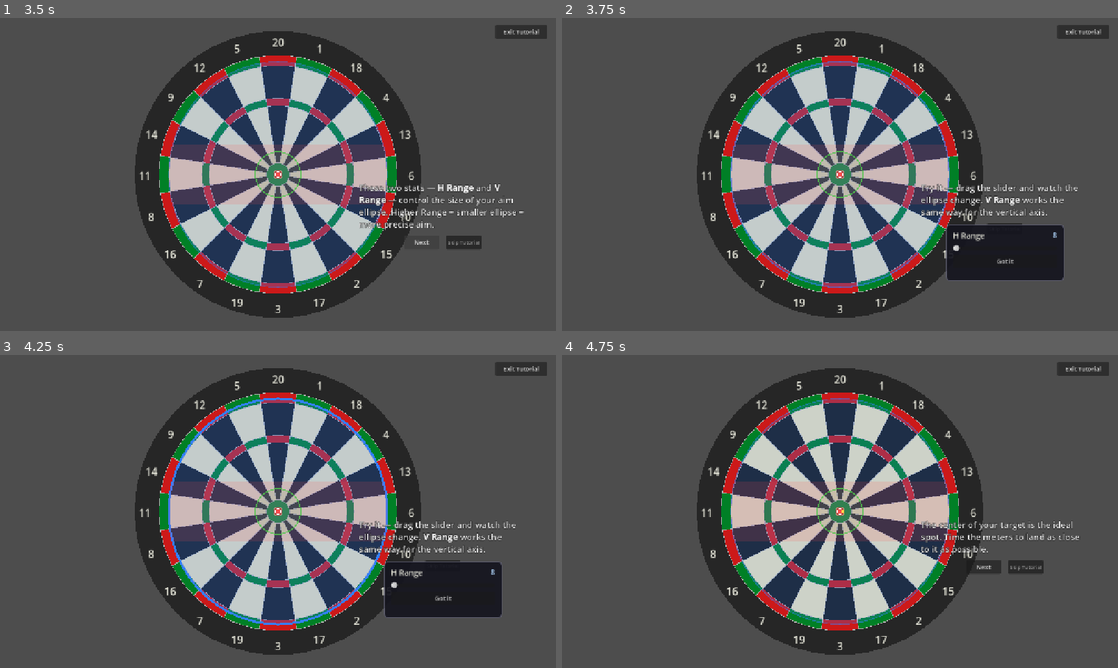
Above: before the commit, frames 1-4 (two rows, left to right).
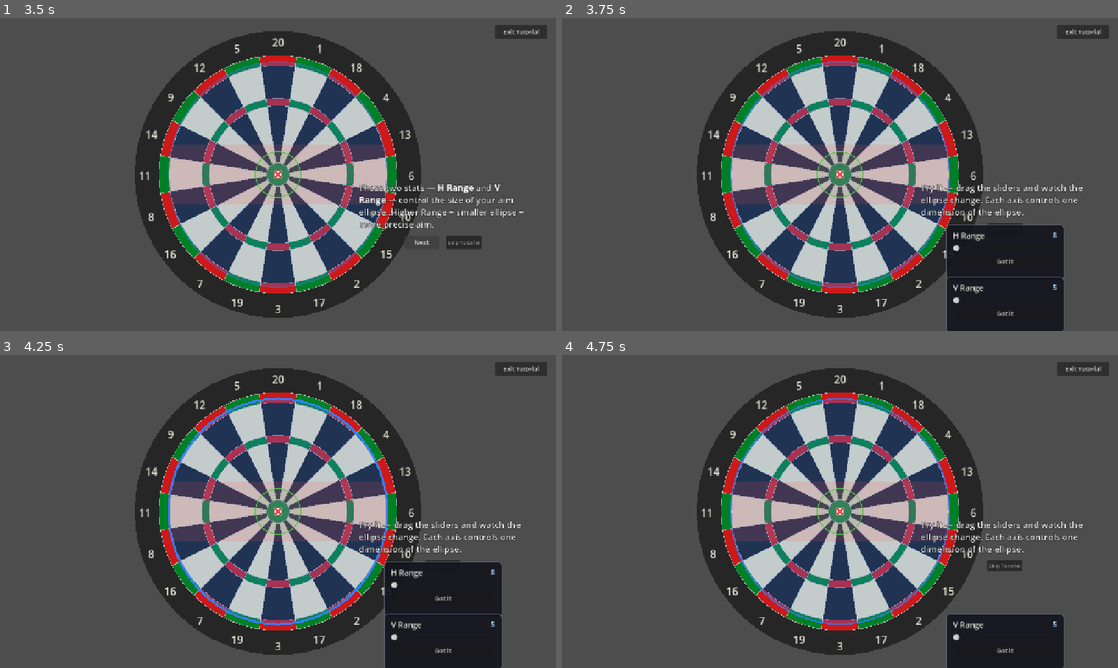
Above: after the commit, the same moments.

Repository: maxxBearr/darts-game
Game: Godot game, scene res://scenes/main.tscn
The game is run twice, just before and just after one commit, with the same random seed, the same clock (stepped at 60 frames per second) and the same inputs.
Inputs:
- Up to frame 1 (3.5 s): click "Yes, show me" at 0.5 s; click "Let's go" at 1.25 s; click "Next" at 2 s; click "Next" at 2.75 s
- Up to frame 2 (3.75 s): click "Next" at 3.5 s
- Up to frame 3 (4.25 s): no input
- Up to frame 4 (4.75 s): click "Got it" at 4.25 s

Frame 1 is identical in both runs. In frame 2, 4.0% of the frame differs, in the area x 64-94%, y 52-100%; in frame 3, 4.0%; in frame 4, 5.4%, in the area x 30-94%, y 13-100%.

Commit message:
accuracy zone update and cleaner tutorial

Diff:
--- a/scripts/throw_mechanic.gd
+++ b/scripts/throw_mechanic.gd
@@ -103,19 +103,27 @@
 ## At 0.4, roughly 95% of throws land in the inner 80% of the accuracy ellipse.
 @export_range(0.2, 0.6, 0.01) var gaussian_spread: float = 0.4
 
+## Reference radius for accuracy zone distance normalization (in pixels).
+## Distance from the target centroid is divided by this value to get the
+## normalized distance. Uses absolute pixel distance — independent of ellipse
+## size so that improving range doesn't penalize accuracy zone placement.
+@export var accuracy_zone_reference_radius: float = 150.0
+
 ## Normalized distance threshold for the green (bonus) zone.
 ## At or below this distance, the player gets an accuracy bonus.
+## With the default 150px reference: green zone = within ~37px of target.
 @export_range(0.0, 0.5, 0.01) var green_zone_threshold: float = 0.25
 
 ## Normalized distance threshold where the penalty zone begins.
 ## Between green_threshold and this value is the neutral zone (no change).
+## With the default 150px reference: penalty starts at ~90px from target.
 @export_range(0.3, 0.8, 0.01) var penalty_zone_threshold: float = 0.6
 
 ## Accuracy multiplier at the center of the green zone (best case).
 ## Values < 1.0 mean the accuracy zone shrinks (tighter grouping).
 @export_range(0.5, 1.0, 0.01) var green_zone_multiplier: float = 0.75
 
-## Accuracy multiplier at the ellipse edge (worst case).
+## Accuracy multiplier at maximum penalty distance (worst case).
 ## Values > 1.0 mean the accuracy zone bloats (wider scatter).
 @export_range(1.5, 4.0, 0.1) var max_edge_penalty_multiplier: float = 2.5
 
@@ -293,16 +301,14 @@
 	return _aim_half_width * sqrt(1.0 - dy * dy)
 
 
-## Compute normalized distance from an arbitrary point to the target centroid,
-## scaled relative to the aim ellipse size.
+## Compute normalized distance from an arbitrary point to the target centroid.
+## Uses absolute pixel distance divided by accuracy_zone_reference_radius,
+## so the zone boundaries are fixed in space regardless of ellipse size.
 func _get_target_distance_normalized_at(pos: Vector2) -> float:
 	if _declared_target.is_empty():
 		return 0.5
-	var dx: float = pos.x - _target_centroid.x
-	var dy: float = pos.y - _target_centroid.y
-	var norm_x: float = dx / _aim_half_width if _aim_half_width > 0.0 else 0.0
-	var norm_y: float = dy / _aim_half_height if _aim_half_height > 0.0 else 0.0
-	return sqrt(norm_x * norm_x + norm_y * norm_y)
+	var distance: float = pos.distance_to(_target_centroid)
+	return distance / accuracy_zone_reference_radius if accuracy_zone_reference_radius > 0.0 else 0.5
 
 
 ## Compute normalized distance from the locked marker position to the target centroid.
@@ -831,11 +837,17 @@
 	_input_blocked = blocked
 
 
-## Recompute the cached aim ellipse dimensions from the current range stats.
-## Called by the tutorial Range slider demo so the ellipse visually resizes live.
+## Recompute the cached aim ellipse dimensions and all dependent values from
+## the current range stats. Called by the tutorial Range slider demo so the
+## ellipse, marker position, and meter range all update live.
 func recompute_aim_dimensions() -> void:
 	_aim_half_width = _get_aim_half_width()
 	_aim_half_height = _get_aim_half_height()
+	# Recompute marker Y so it stays proportional within the new ellipse height
+	_release_y = _placed_center.y + sin(_bounce_t) * _aim_half_height
+	# Recompute H meter width at the current locked Y (ellipse width depends on height)
+	_h_meter_half_width = _get_ellipse_half_width_at_y(_locked_release_y)
+	_horizontal_x = _placed_center.x + sin(_horizontal_bounce_t) * _h_meter_half_width
 	queue_redraw()
 
 
--- a/scripts/tutorial_controller.gd
+++ b/scripts/tutorial_controller.gd
@@ -78,12 +78,12 @@
 	"intro": "We'll throw at the bullseye.",
 	"aim_ellipse": "This is your [b]aim ellipse[/b]. Where your dart can possibly end up after the meters resolve. Bigger ellipse = wider range of outcomes.",
 	"reveal_range": "These two stats — [b]H Range[/b] and [b]V Range[/b] — control the size of your aim ellipse. Higher Range = smaller ellipse = more precise aim.",
-	"demo_range": "Try it — drag the slider and watch the ellipse change. [b]V Range[/b] works the same way for the vertical axis.",
+	"demo_range": "Try it — drag the sliders and watch the ellipse change. Each axis controls one dimension of the ellipse.",
 	"ideal_aim": "The center of your target is the ideal spot. Time the meters to land as close to it as possible.",
 	"lock_vertical": "First you lock your [b]vertical[/b] position.",
 	"reveal_v_speed": "[b]V Speed[/b] controls how fast the vertical marker bounces. Higher = slower = easier to time.",
 	"reveal_h_speed": "[b]H Speed[/b] is the same idea for the horizontal marker.",
-	"demo_speed": "Drag to feel the difference. Slower meter = more time to react. [b]V Speed[/b] is the same for the vertical meter.",
+	"demo_speed": "Drag to feel how speed and range interact. Slower meter = more time to react. Tighter range = less distance to cover.",
 	"green_zone": "When timed closer to your chosen target (double bullseye), your scatter shrinks.",
 	"reveal_accuracy": "[b]H Accuracy[/b] and [b]V Accuracy[/b] set your base scatter size. Where you lock on the meters then modifies it — closer to the centroid shrinks the scatter, farther bloats it.",
 	"orange_zone": "When timed near it, No bonus, no penalty. Default scatter shape.",
@@ -107,15 +107,20 @@
 var _guided_mode: bool = false
 var _free_mode: bool = false
 
-# B3: active slider widget (null when no demo is running)
-var _active_slider: TutorialSlider = null
+# B3: active slider widgets (empty when no demo is running)
+var _active_sliders: Array[TutorialSlider] = []
+
+# B3: how many slider "Got it" dismissals remain before advancing
+var _demo_dismiss_remaining: int = 0
+
+# B3: callback to run when all sliders in a demo are dismissed
+var _demo_advance_callback: Callable
 
 # B4: teardown callbacks for skip cleanup
 var _teardown_stack: Array[Callable] = []
 
-# B1: stat snapshot for slider demos
-var _demo_snapshot_name: String = ""
-var _demo_snapshot_value: float = 0.0
+# B1: stat snapshots for slider demos {stat_name: saved_value}
+var _demo_snapshots: Dictionary = {}
 
 
 ## Whether the tutorial is currently active.
@@ -128,8 +133,7 @@
 ## Snapshot a single throw_mechanic stat before a slider demo mutates it.
 func _snapshot_stat(stat_name: String) -> float:
 	var value: float = throw_mechanic.get(stat_name)
-	_demo_snapshot_name = stat_name
-	_demo_snapshot_value = value
+	_demo_snapshots[stat_name] = value
 	return value
 
 
@@ -137,6 +141,53 @@
 func _restore_stat(stat_name: String, value: float) -> void:
 	throw_mechanic.set(stat_name, value)
 	throw_mechanic.queue_redraw()
+
+
+## Restore all snapshotted stats and clear the snapshot dict.
+func _restore_all_snapshots() -> void:
+	for stat_name: String in _demo_snapshots:
+		throw_mechanic.set(stat_name, _demo_snapshots[stat_name])
+	_demo_snapshots.clear()
+	throw_mechanic.recompute_aim_dimensions()
+	throw_mechanic.queue_redraw()
+
+
+## Remove all active sliders from the scene.
+func _free_all_sliders() -> void:
+	for slider: TutorialSlider in _active_sliders:
+		if is_instance_valid(slider):
+			slider.queue_free()
+	_active_sliders.clear()
+
+
+## Create a slider for a stat demo, positioned vertically based on index.
+## Returns the slider instance. Connects value_changed to the given callback.
+## Vertical spacing: first slider at slider_position.y, subsequent ones offset by 120px.
+func _create_demo_slider(stat_name: String, stat_property: String, min_val: float, max_val: float, index: int, on_change: Callable) -> TutorialSlider:
+	var saved: float = _snapshot_stat(stat_property)
+	var slider: TutorialSlider = TutorialSlider.new()
+	var y_offset: float = float(index) * 120.0
+	slider.widget_position = Vector2(slider_position.x, slider_position.y + y_offset)
+	get_parent().get_node("HUD").add_child(slider)
+	slider.setup(stat_name, saved, min_val, max_val)
+	slider.value_changed.connect(on_change)
+	slider.dismissed.connect(_on_demo_slider_dismissed.bind(slider))
+	_active_sliders.append(slider)
+	return slider
+
+
+## Called when any demo slider's "Got it" is clicked. Hides that slider
+## and advances the tutorial when all sliders in the demo have been dismissed.
+func _on_demo_slider_dismissed(which: TutorialSlider) -> void:
+	if is_instance_valid(which):
+		which.visible = false
+	_demo_dismiss_remaining -= 1
+	if _demo_dismiss_remaining <= 0:
+		_restore_all_snapshots()
+		_pop_teardown()
+		_free_all_sliders()
+		if _demo_advance_callback.is_valid():
+			_demo_advance_callback.call()
 
 
 # ── B4: Teardown stack for skip cleanup ───────────────────────────────────
@@ -204,10 +255,8 @@
 	# B4: run any pending teardowns (slider cleanup, stat restore)
 	_run_all_teardowns()
 
-	# Remove active slider if any
-	if _active_slider != null:
-		_active_slider.queue_free()
-		_active_slider = null
+	# Remove active sliders
+	_free_all_sliders()
 
 	if throw_mechanic != null:
 		throw_mechanic.set_scripted_mode(false)
@@ -358,35 +407,26 @@
 
 
 func _beat_demo_range() -> void:
-	var saved: float = _snapshot_stat("horizontal_range")
-
-	_active_slider = TutorialSlider.new()
-	_active_slider.widget_position = slider_position
-	get_parent().get_node("HUD").add_child(_active_slider)
-	_active_slider.setup("H Range", saved, demo_h_range_min, demo_h_range_max)
-
-	_active_slider.value_changed.connect(func(val: float) -> void:
-		throw_mechanic.horizontal_range = val
-		throw_mechanic.recompute_aim_dimensions()
+	_create_demo_slider("H Range", "horizontal_range", demo_h_range_min, demo_h_range_max, 0,
+		func(val: float) -> void:
+			throw_mechanic.horizontal_range = val
+			throw_mechanic.recompute_aim_dimensions()
 	)
-
-	_push_teardown(func() -> void:
-		_restore_stat("horizontal_range", saved)
-		throw_mechanic.recompute_aim_dimensions()
-		if _active_slider != null:
-			_active_slider.queue_free()
-			_active_slider = null
+	_create_demo_slider("V Range", "vertical_range", demo_h_range_min, demo_h_range_max, 1,
+		func(val: float) -> void:
+			throw_mechanic.vertical_range = val
+			throw_mechanic.recompute_aim_dimensions()
 	)
 
-	_active_slider.dismissed.connect(func() -> void:
-		_restore_stat("horizontal_range", saved)
-		throw_mechanic.recompute_aim_dimensions()
-		_pop_teardown()
-		_active_slider.queue_free()
-		_active_slider = null
+	_demo_dismiss_remaining = 2
+	_demo_advance_callback = func() -> void:
 		_waiting_for_next = true
 		_set_beat_after_next("aim_explain")
 		_on_next_pressed()
+
+	_push_teardown(func() -> void:
+		_restore_all_snapshots()
+		_free_all_sliders()
 	)
 
 	callout.show_callout(tutorial_strings["demo_range"], callout_position)
@@ -448,36 +488,27 @@
 	throw_mechanic.set_scripted_mode(false)
 	throw_mechanic.set_input_blocked(true)
 
-	var saved: float = _snapshot_stat("horizontal_speed")
-
-	_active_slider = TutorialSlider.new()
-	_active_slider.widget_position = slider_position
-	get_parent().get_node("HUD").add_child(_active_slider)
-	_active_slider.setup("H Speed", saved, demo_h_speed_min, demo_h_speed_max)
-
-	_active_slider.value_changed.connect(func(val: float) -> void:
-		throw_mechanic.horizontal_speed = val
+	_create_demo_slider("H Speed", "horizontal_speed", demo_h_speed_min, demo_h_speed_max, 0,
+		func(val: float) -> void:
+			throw_mechanic.horizontal_speed = val
 	)
-
-	_push_teardown(func() -> void:
-		_restore_stat("horizontal_speed", saved)
+	_create_demo_slider("H Range", "horizontal_range", demo_h_range_min, demo_h_range_max, 1,
+		func(val: float) -> void:
+			throw_mechanic.horizontal_range = val
+			throw_mechanic.recompute_aim_dimensions()
+	)
+
+	_demo_dismiss_remaining = 2
+	_demo_advance_callback = func() -> void:
 		throw_mechanic.set_input_blocked(false)
-		if _active_slider != null:
-			_active_slider.queue_free()
-			_active_slider = null
-	)
-
-	_active_slider.dismissed.connect(func() -> void:
-		_restore_stat("horizontal_speed", saved)
-		_pop_teardown()
-		throw_mechanic.set_input_blocked(false)
-		# Re-pause and re-enter scripted mode for the H freeze sequence
 		throw_mechanic.set_scripted_mode(true)
 		throw_mechanic.set_paused(true)
-		_active_slider.queue_free()
-		_active_slider = null
-		# Continue to H freezes
 		_throw1_start_h_freezes()
+
+	_push_teardown(func() -> void:
+		_restore_all_snapshots()
+		throw_mechanic.set_input_blocked(false)
+		_free_all_sliders()
 	)
 
 	callout.show_callout(tutorial_strings["demo_speed"], callout_position)
@@ -561,46 +592,32 @@
 	ghost_dart_layer.clear_scatter()
 	throw_mechanic.set_tutorial_pulse_target("accuracy_zone")
 
-	# Use the current frozen position for the scatter demo
 	var locked_y: float = throw_mechanic._locked_release_y
 	var demo_x: float = throw_mechanic._horizontal_x
-
-	var saved: float = _snapshot_stat("horizontal_accuracy")
+	var release_pos: Vector2 = Vector2(demo_x, locked_y)
 
 	# Show initial scatter
-	var release_pos: Vector2 = Vector2(demo_x, locked_y)
-	var points: Array[Vector2] = throw_mechanic.sample_scatter_points(release_pos, 10, accuracy_demo_scatter_seed)
-	ghost_dart_layer.show_scatter(points)
-
-	_active_slider = TutorialSlider.new()
-	_active_slider.widget_position = slider_position
-	get_parent().get_node("HUD").add_child(_active_slider)
-	_active_slider.setup("H Accuracy", saved, demo_h_accuracy_min, demo_h_accuracy_max)
-
-	_active_slider.value_changed.connect(func(val: float) -> void:
-		throw_mechanic.horizontal_accuracy = val
-		# Re-sample scatter with same seed so pattern shrinks/grows, not reshuffles
-		var new_points: Array[Vector2] = throw_mechanic.sample_scatter_points(release_pos, 10, accuracy_demo_scatter_seed)
-		ghost_dart_layer.show_scatter(new_points)
-		throw_mechanic.queue_redraw()
+	var initial_points: Array[Vector2] = throw_mechanic.sample_scatter_points(release_pos, 10, accuracy_demo_scatter_seed)
+	ghost_dart_layer.show_scatter(initial_points)
+
+	_create_demo_slider("H Accuracy", "horizontal_accuracy", demo_h_accuracy_min, demo_h_accuracy_max, 0,
+		func(val: float) -> void:
+			throw_mechanic.horizontal_accuracy = val
+			var new_points: Array[Vector2] = throw_mechanic.sample_scatter_points(release_pos, 10, accuracy_demo_scatter_seed)
+			ghost_dart_layer.show_scatter(new_points)
+			throw_mechanic.queue_redraw()
 	)
 
-	_push_teardown(func() -> void:
-		_restore_stat("horizontal_accuracy", saved)
+	_demo_dismiss_remaining = 1
+	_demo_advance_callback = func() -> void:
 		ghost_dart_layer.clear_scatter()
-		if _active_slider != null:
-			_active_slider.queue_free()
-			_active_slider = null
-	)
-
-	_active_slider.dismissed.connect(func() -> void:
-		_restore_stat("horizontal_accuracy", saved)
-		_pop_teardown()
-		ghost_dart_layer.clear_scatter()
-		_active_slider.queue_free()
-		_active_slider = null
 		throw_mechanic.queue_redraw()
 		_throw1_resume_h()
+
+	_push_teardown(func() -> void:
+		_restore_all_snapshots()
+		ghost_dart_layer.clear_scatter()
+		_free_all_sliders()
 	)
 
 	callout.show_callout(tutorial_strings["demo_accuracy"], callout_position)
